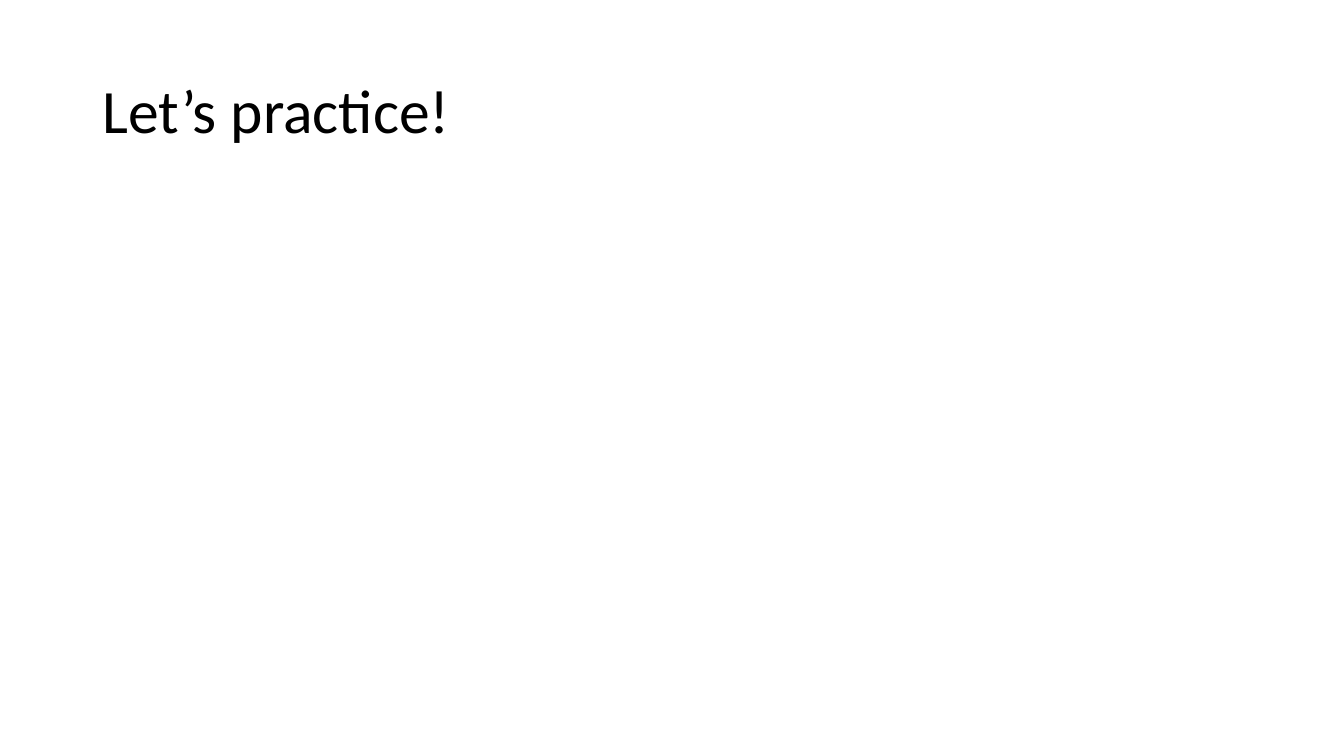
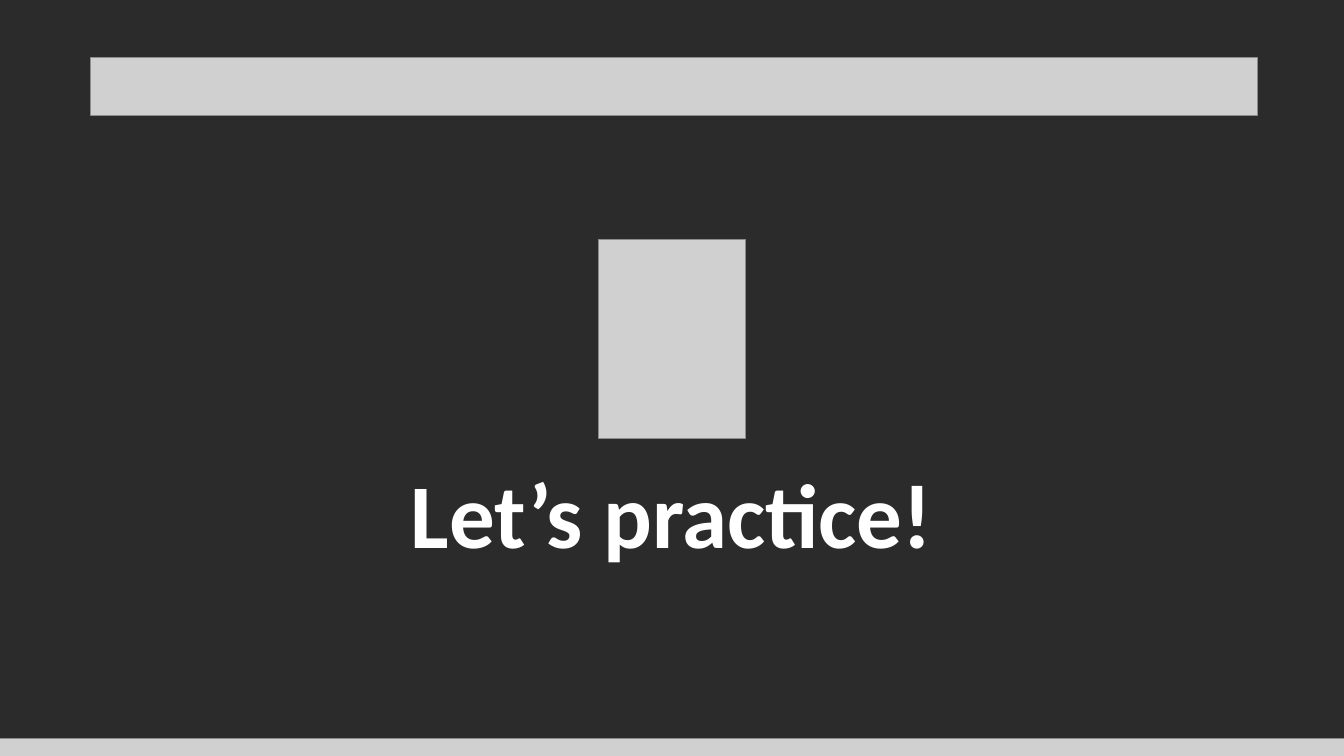
Before and after one commit to Cyanivde/technion-ctf, a slide deck: slide 15 of files/forensics-networks.pptx. Drawn at 1344x756 pixels with LibreOffice and Linux fonts; fonts in the diff are those of the drawing; grey boxes stand for pictures; background and template pictures are left out; a plain dark background stands for a picture behind light text. Boxes give left, top, right and bottom in pixels: in the first picture for what was removed or moved away, otherwise in the second. Text is boxed around its words. In the diff, an @@ line names an element or a change of style, - is before the commit and + after.

```diff
--- a/files/forensics-networks.pptx
+++ b/files/forensics-networks.pptx
@@ background #FFFFFF to picture (left out) @@
@@ picture added at [91, 57, 1258, 115] @@
@@ picture added at [599, 240, 746, 439] @@
@@ text "Let’s practice!": place and size @@
-text "Let’s practice!" at [102, 90, 450, 143]
+text "Let’s practice!" at [411, 482, 933, 563]
@@ text "Let’s practice!" at [411, 482, 933, 563]: size 44 to 65 pt, text colour #000000 to #FFFFFF, bold on; alignment left to centre; line spacing 0.9 to 60pt; vertical alignment middle to top @@
@@ picture added at [0, 739, 1344, 756] @@
```
Also in this commit, not shown: 11 other slides changed, 3 slides added, 3 slides removed.
